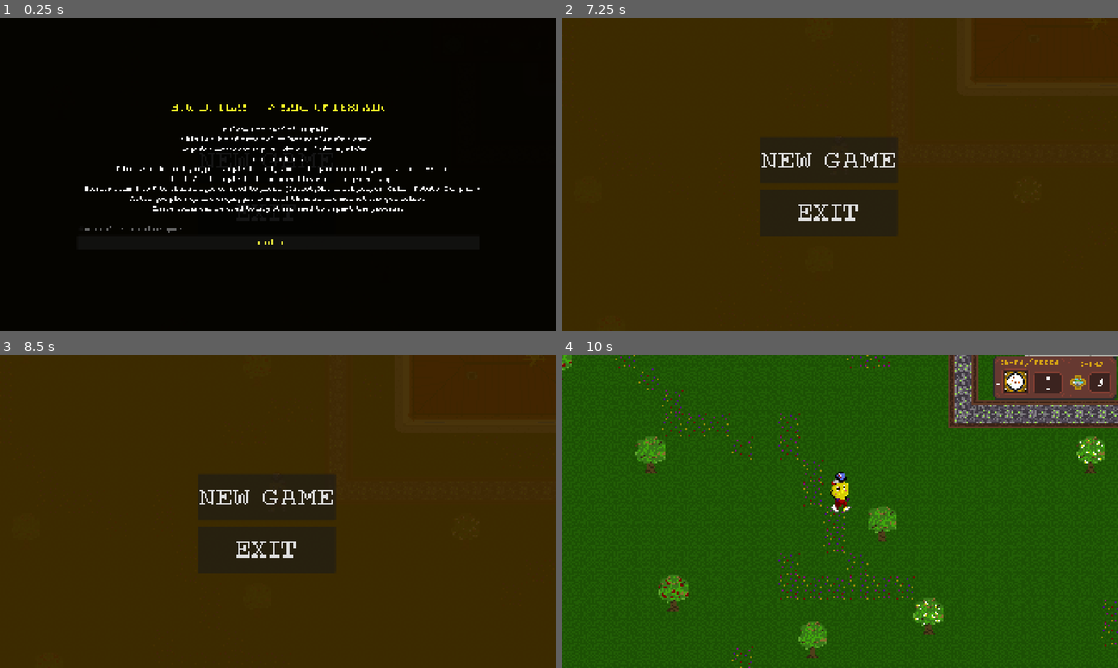
Above: before the commit, frames 1-4 (two rows, left to right).
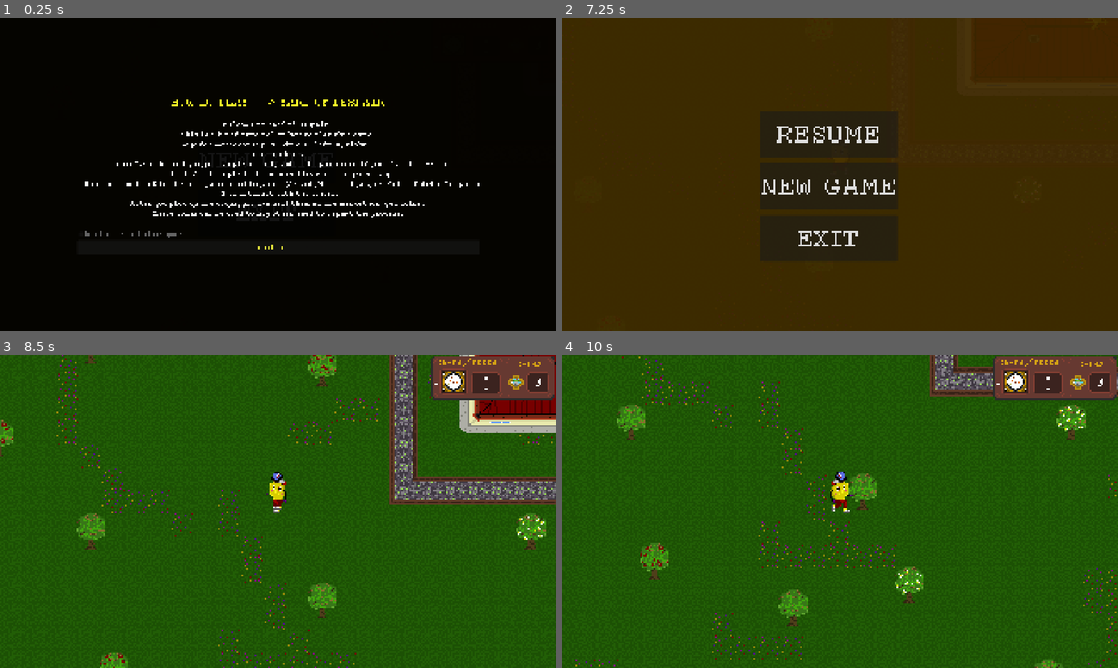
Above: after the commit, the same moments.

Repository: eric-dotcom-rgb/Yard-of-Despair
Game: Godot game, scene res://scenes/game world/world.tscn
Same seed, same stepped clock (60 frames per second), same inputs: the game is played once before the commit and once after it.
Inputs (mouse positions are in pixels of both pictures, inside the frame that each line leads up to):
- Up to frame 1 (0.25 s): no input
- Up to frame 2 (7.25 s): click "NEW GAME" at 0.5 s; click "NEW GAME" at 1.25 s; click "Don't show me this anymore" at 2 s; click "Got it !" at 2.75 s; tap Enter at 3.5, 5, 6.5 s; move the mouse to (962, 158) at 3.52 s; hold D (right) 3.53-4.28 s; tap F (farm) at 3.6, 4.35, 5.3, 6.05, 6.8 s; click (962, 158) at 3.67 s; tap Space at 4.25, 5.75 s; move the mouse to (728, 190) at 4.27 s; hold S (down) 4.28-5.03 s; move the mouse to (895, 105) at 5.02 s; hold D (right) 5.03-5.78 s; tap Alt at 5.1 s; move the mouse to (812, 237) at 5.77 s; hold W (up) 5.78-6.53 s; tap Shift at 5.85 s; click (812, 237) at 5.92 s; move the mouse to (1006, 221) at 6.52 s; hold A (left) from 6.53 s (still down); tap 1 at 6.6 s; tap Escape (esc) at 7.15 s
- Up to frame 3 (8.5 s): release A (left) at 7.25 s; click (266, 470) at 7.25 s, where only the run after the commit has a clickable "RESUME"; move the mouse to (111, 464) at 8.02 s; hold A (left) from 8.03 s (still down); tap 6 at 8.1 s; tap F (farm) at 8.3 s
- Up to frame 4 (10 s): move the mouse to (867, 511) at 8.77 s; release A (left) at 8.78 s; hold S (down) 8.78-9.53 s; tap E at 8.85 s; click (867, 511) at 8.92 s; tap F (farm) at 9.05, 9.6 s; move the mouse to (756, 433) at 9.52 s; hold D (right) from 9.53 s (still down)

The runs differ from the first frame. In frame 1, 3.4% of the frame differs, in the area x 15-87%, y 26-74%; in frame 2, 1.6%; in frame 3, 99%, in the area x 0-100%, y 0-100%; in frame 4, 10%.

Commit message:
update 4 week 5
save system added for emeralds and missions and added the "!" on farmer

Diff:
--- a/scenes/game world/menu.tscn
+++ b/scenes/game world/menu.tscn
@@ -1,6 +1,6 @@
 [gd_scene format=3 uid="uid://dqljcfph48jkx"]
 
-[ext_resource type="Script" uid="uid://bp54vrj0nsqmj" path="res://scripts/game world/menu.gd" id="1_6fj3x"]
+[ext_resource type="Script" uid="uid://bp54vrj0nsqmj" path="res://scripts/game world/menu and save.gd" id="1_6fj3x"]
 [ext_resource type="FontFile" uid="uid://d28dphh1v0i6o" path="res://assets/font/BlockCraft.otf" id="2_acx1n"]
 [ext_resource type="Script" uid="uid://drobsp5d6xeux" path="res://scripts/game world/tutorial.gd" id="3_jrpo4"]
 
@@ -131,6 +131,7 @@
 - F to farm the soil (so you can plant seed) and pick up you seed if you placed it wrong
 - Left-Click to plant the seed and harvest the grown crop
 - Numers from 1 to 5 to change type of seed to plant (Carrot, Hot chili pepper, Onion, Potato, Pumpkin)
+-E to interact with the farmer
 After you pick up the crops, you can sell them at the market and get coins.
 These coins can be used to buy other seed to repeat the process.
 "
--- a/scenes/game world/world.tscn
+++ b/scenes/game world/world.tscn
@@ -790,9 +790,10 @@
 shape = SubResource("CircleShape2D_76q2l")
 
 [node name="Label" type="Label" parent="farmer 1" unique_id=1010163649]
-offset_right = 40.0
-offset_bottom = 23.0
-theme_override_colors/font_color = Color(0.99999994, 0.04050345, 0.022352884, 1)
+offset_left = -5.0
+offset_top = -47.0
+offset_right = 3.0
+offset_bottom = -31.0
 theme_override_fonts/font = ExtResource("61_7k31n")
 text = "!"
 horizontal_alignment = 1
@@ -961,10 +962,10 @@
 anchors_preset = 15
 anchor_right = 1.0
 anchor_bottom = 1.0
-offset_left = 140.0
-offset_top = 49.0
-offset_right = 140.0
-offset_bottom = 49.0
+offset_left = 134.0
+offset_top = 31.0
+offset_right = 134.0
+offset_bottom = 31.0
 grow_horizontal = 2
 grow_vertical = 2
 mouse_filter = 2
--- a/scripts/farmer/farmer.gd
+++ b/scripts/farmer/farmer.gd
@@ -12,16 +12,49 @@
 @onready var text: Label = $"../../hud/Mission/MissionText"
 @onready var button: TextureButton = $"../../hud/Mission/ActionButton"
 @onready var button_label: Label = $"../../hud/Mission/ActionButton/Label"
-@onready var label: Label = get_node_or_null("Label")
+@onready var label: Label = $"../Label"
 
 func _ready() -> void:
 	mission.visible = false
-	if label:
-		label.visible = false
+	label.text = "!"
+	text_jump_anim()
 
 	body_entered.connect(_on_body_entered)
 	body_exited.connect(_on_body_exited)
 	button.pressed.connect(_on_button_pressed)
+
+#animazione punto esclamativo su farmer
+func text_jump_anim() -> void:
+	var start_y: float = label.position.y
+	var tween = create_tween().set_loops()
+	tween.tween_property(label, "position:y", start_y -5.0, 0.3).set_trans(Tween.TRANS_SINE).set_ease(Tween.EASE_OUT)
+	tween.tween_property(label, "position:y", start_y, 0.3).set_trans(Tween.TRANS_SINE).set_ease(Tween.EASE_OUT)
+
+#funzione animazione punto esclamativo su farmer, che cambia colore
+func _process(_delta: float) -> void:
+	#si nasconde se finite missioni
+	if current_mission_index >= quests.size():
+		label.visible = false
+		return          #per spegnere punto esclamativo
+
+	#visibile e rosso per missione
+	if not mission_accepted:
+		label.visible = true
+		label.modulate = Color.RED
+		return
+
+	#missione accettata, quindi se finita diventa giallo
+	var q: QuestData = quests[current_mission_index]
+	var current_amount: int = 0
+
+	if hotbar.items.has(q.target_crop):
+		current_amount = hotbar.items[q.target_crop]["harvested"]
+
+	if current_amount >= q.required_amount:
+		label.visible = true
+		label.modulate = Color.DARK_GOLDENROD
+	else:
+		label.visible = false
 
 func _on_body_entered(body: Node2D) -> void:
 	if body.name == "player":
@@ -33,8 +66,6 @@
 	if body.name == ("player"):
 		player_in_range = false
 		mission.visible= false
-	if label:
-		label.visible = false
 
 func _unhandled_input(event: InputEvent) -> void:
 	if player_in_range and event is InputEventKey and event.keycode == KEY_E and event.pressed and not event.echo:
--- a/scripts/game world/menu.gd
+++ b/scripts/game world/menu and save.gd
@@ -40,9 +40,6 @@
 	if hud:
 		hud.visible = not is_paused          #nasconde hotbar
 
-	if is_paused:
-		resume.visible = false
-
 #bottone resume
 func _on_resume_pressed() -> void:
 	resume.release_focus()
@@ -91,6 +88,7 @@
 func _on_exit_confirmed() -> void:
 	get_tree().quit()
 
+
 #SALVATAGGIO SU DISCO
 const SAVE_PATH = "user://save_game.cfg"
 
@@ -139,6 +137,14 @@
 			if crop != null and crop.resource_path != "":
 				inv_saved[crop.resource_path] = hotbar.items[crop]
 		config.set_value("inventory", "items", inv_saved)
+		config.set_value("inventory", "emeralds", hotbar.emeralds)
+
+	#Progresso missioni salvato
+	var farmer_area = current_scene.get_node_or_null("farmer 1/Area2D")
+
+	if farmer_area:
+		config.set_value("quests", "mission_index", farmer_area.current_mission_index)
+		config.set_value("quests", "mission_accepted", farmer_area.mission_accepted)
 
 	#scrive effettivamente i dati
 	config.save(SAVE_PATH)
@@ -189,6 +195,7 @@
 	if hotbar:
 		hotbar.coins = config.get_value("inventory", "coins", 0)
 		hotbar.selected_index = config.get_value("inventory", "selected_index", 0)
+		hotbar.emeralds = config.get_value("inventory", "emeralds", 0)
 
 		var inv_saved = config.get_value("inventory", "items", {})
 		for crop_path in inv_saved:
@@ -197,4 +204,11 @@
 				hotbar.items[crop_res] = inv_saved[crop_path]
 		hotbar.update_ui()
 
+	#Progresso missioni su load
+	var farmer_area = current_scene.get_node_or_null("farmer 1/Area2D")
+
+	if farmer_area:
+		farmer_area.current_mission_index = config.get_value("quests", "mission_index", 0)
+		farmer_area.mission_accepted = config.get_value("quests", "mission_accepted", false)
+
 	print("game loaded!")
Renamed: scripts/game world/menu.gd.uid -> scripts/game world/menu and save.gd.uid
